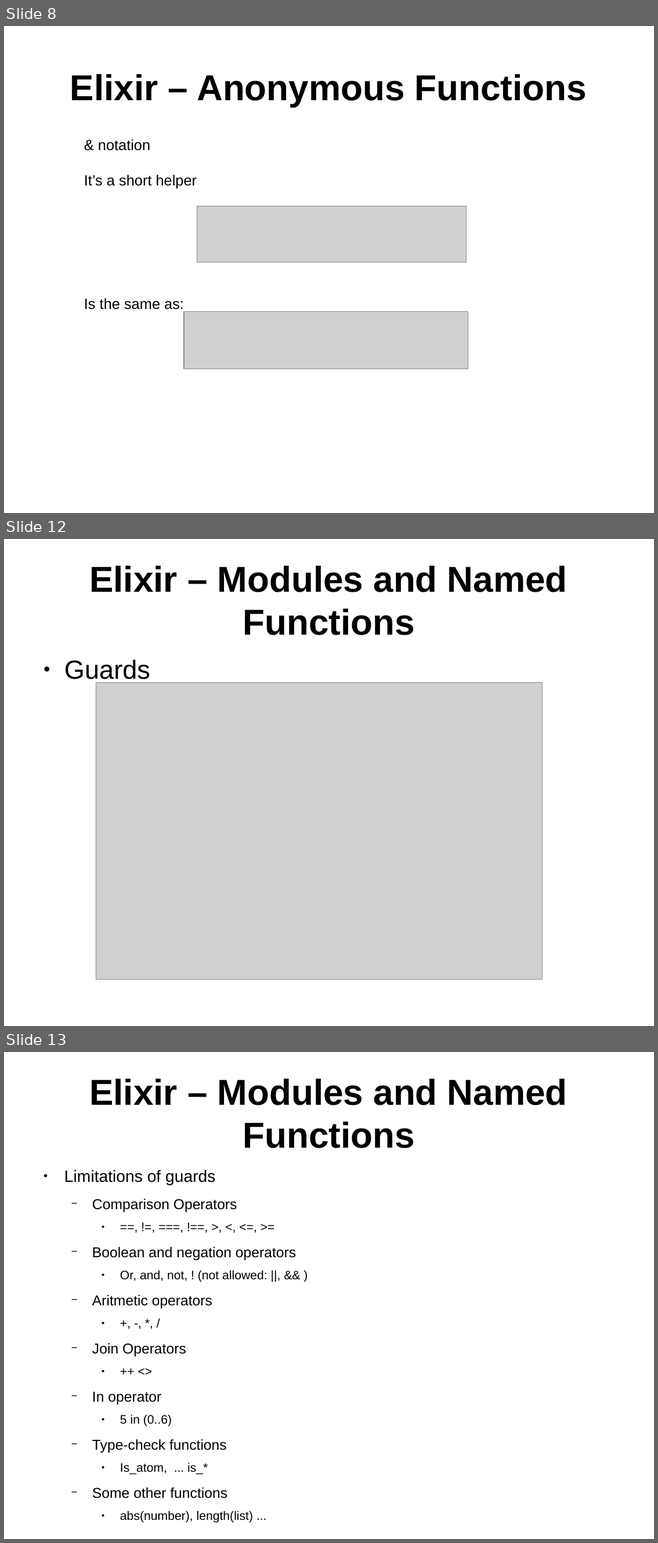
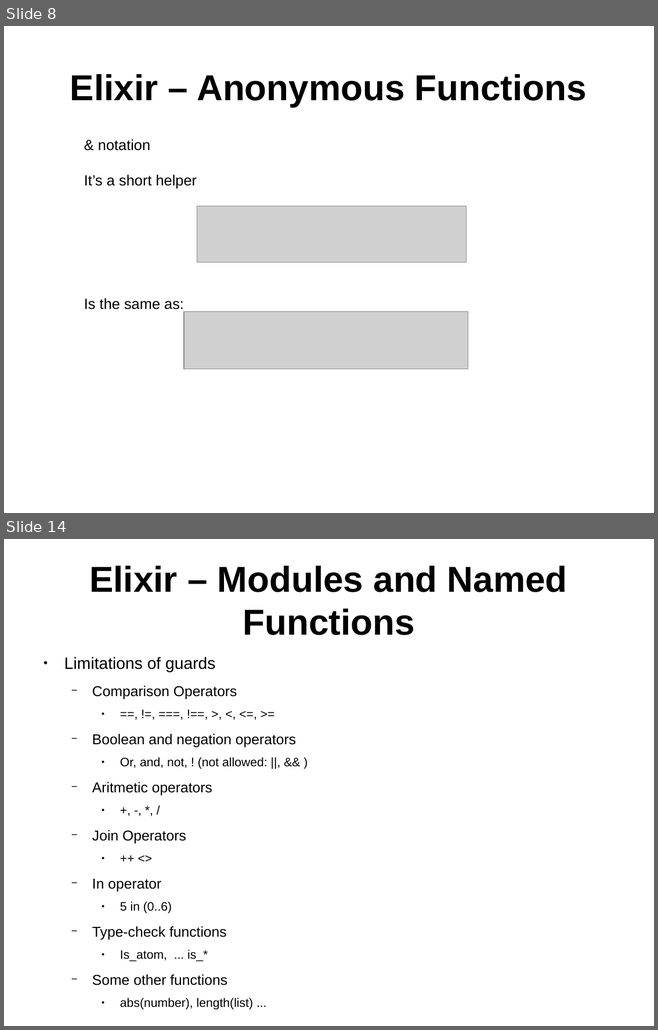
Before and after one commit to ramortegui/talks, a slide deck: elixir-basics-2.odp. Shown one above the other, each under a label of ours: slides 8, 12 and 13 before the commit, slides 8 and 14 after it; the slides between them are not shown. The pictures are 658x1543 and 658x1030 pixels, drawn with LibreOffice and Linux fonts; fonts in the diff are those of the drawing; grey boxes stand for pictures. Boxes give left, top, right and bottom in pixels: in the first picture for what was removed or moved away, otherwise in the second. Text is boxed around its words. In the diff, an @@ line names an element or a change of style, - is before the commit and + after.

```diff
--- a/elixir-basics-2.odp
+++ b/elixir-basics-2.odp
@@ slide 12 removed at <box>4,539,654,1026</box>, background #FFFFFF @@
@@ title removed at <box>89,566,567,635</box> @@
-Elixir – Modules and Named Functions
@@ text removed at <box>64,660,150,684</box> @@
-● Guards
@@ picture removed at <box>96,683,542,979</box> @@
@@ what was slide 13 is now slide 14 @@
```
Also in this commit, not shown: 8 slides changed, 2 slides added, 2 other files.
